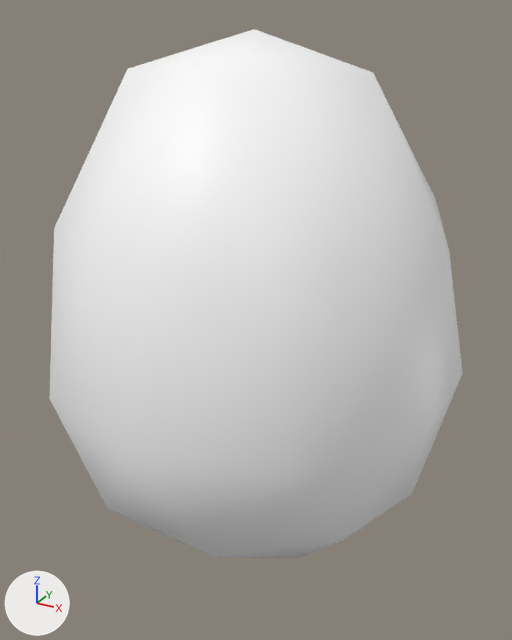
A saved change to the glTF model models/egg.glb.
Rendered twice from a 50 mm camera at (0.612, -1.107, 0.644) aimed at (-0.004, 0.012, 0.085). Arrows for +X, +Y and +Z are at lower left; the lights stay in place. The older version comes first. Vertices at exactly the same position are counted once.

The first picture shows 'mesh_egg'.
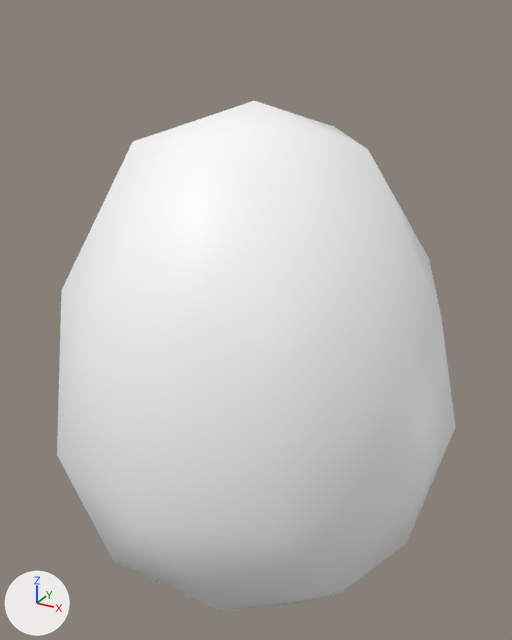
Where the change shows, as pixel boxes (x1, y1, x2, y2) in the pictures (512 x 640 px; the box of a moved part takes in the faces that stretch with it):
'mesh_egg', reshaped
    before: (49, 29, 463, 558)
    after: (57, 101, 455, 611)
part 1 of me_icosphere, moved or reshaped
    before: (49, 69, 463, 558)
    after: (57, 142, 455, 611)
part 2 of me_icosphere, moved or reshaped
    before: (128, 29, 373, 79)
    after: (133, 101, 368, 163)

What changed in the scene script:
```text
Change me_icosphere:
    used by ob_mesh_egg; location = (0.0, 0.0, 0.0)
    remove me_icosphere.from_pydata(...)  # 42 vertices, 80 faces; spans x -0.38..0.38, y -0.4..0.4, z -0.387..0.613
    add me_icosphere.from_pydata(...)  # 42 vertices, 80 faces; spans x -0.38..0.38, y -0.4..0.4, z -0.5..0.5
    me_icosphere part 1: all 40 vertices in x -0.38..0.38, y -0.4..0.4, z -0.327..0.553 are moved by (0.0, 0.0, -0.118)
    me_icosphere part 2: all 2 vertices in x 0.0, y 0.0, z -0.387..0.613 are moved by (0.0, 0.0, -0.113)
```
